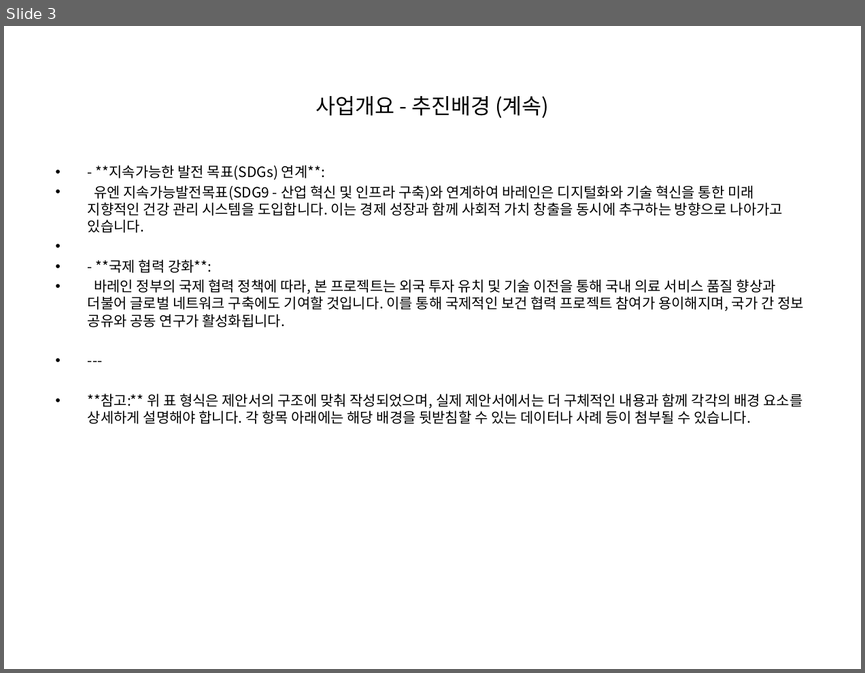
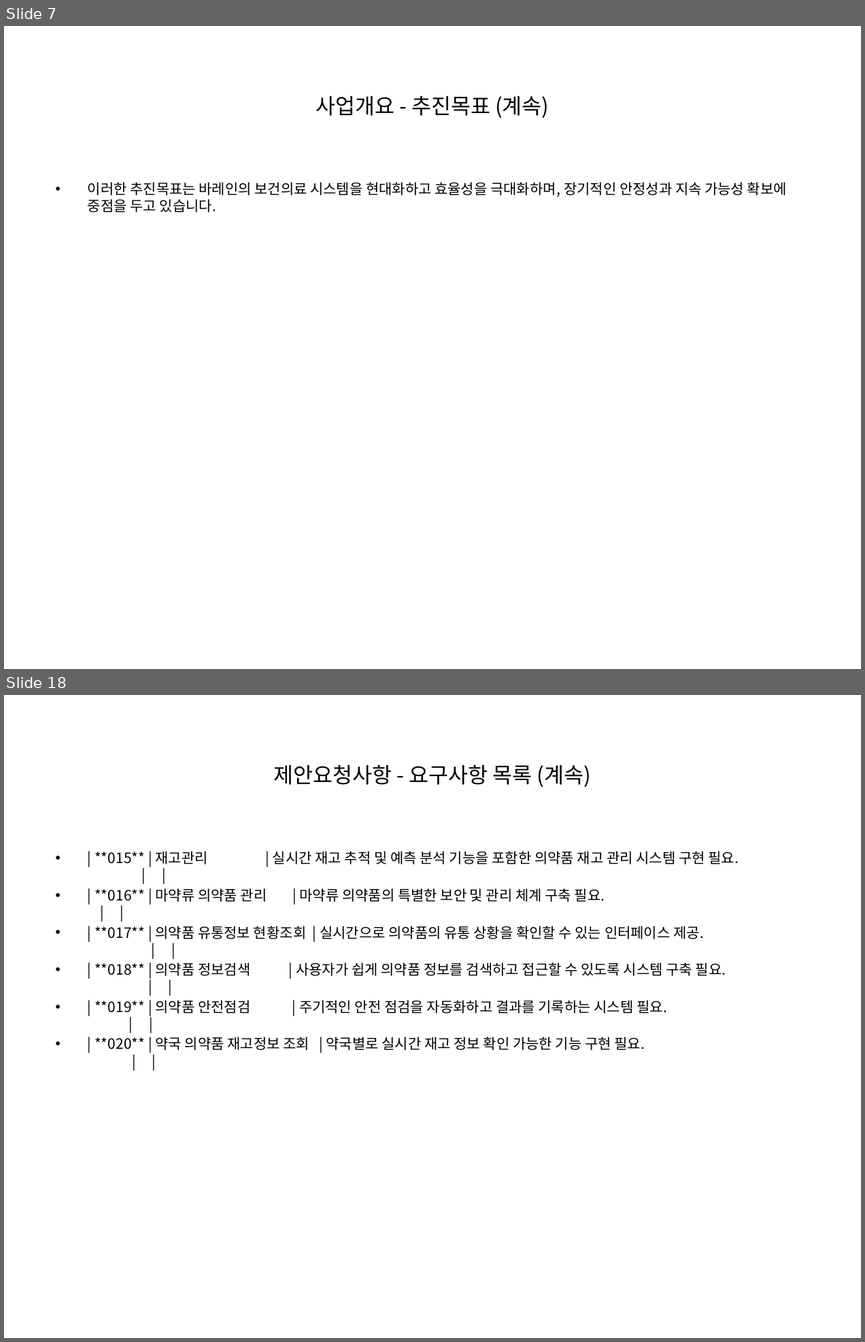
Before and after one commit to anskong/llm_mission, a slide deck: generated_ppt.pptx. Shown one above the other, each under a label of ours: slide 3 before the commit, slides 7 and 18 after it; the slides between them are not shown. The pictures are 865x673 and 865x1342 pixels, drawn with LibreOffice and Linux fonts; fonts in the diff are those of the drawing. Boxes give left, top, right and bottom in pixels: in the first picture for what was removed or moved away, otherwise in the second. Text is boxed around its words. In the diff, an @@ line names an element or a change of style, - is before the commit and + after.

```diff
--- a/generated_ppt.pptx
+++ b/generated_ppt.pptx
@@ slide 18 added at (4,695,861,1338), background #FFFFFF @@
@@ title added at (274,764,591,787), 18 pt, text #000000 @@
+제안요청사항 - 요구사항 목록 (계속)
@@ text added at (94,851,738,1050), 12 pt, text #000000 @@
+• | **015** | 재고관리 | 실시간 재고 추적 및 예측 분석 기능을 포함한 의약품 재고 관리 시스템 구현 필요. | |
+• | **016** | 마약류 의약품 관리 | 마약류 의약품의 특별한 보안 및 관리 체계 구축 필요. | |
+• | **017** | 의약품 유통정보 현황조회 | 실시간으로 의약품의 유통 상황을 확인할 수 있는 인터페이스 제공. | |
+• | **018** | 의약품 정보검색 | 사용자가 쉽게 의약품 정보를 검색하고 접근할 수 있도록 시스템 구축 필요. | |
+• | **019** | 의약품 안전점검 | 주기적인 안전 점검을 자동화하고 결과를 기록하는 시스템 필요. | |
+• | **020** | 약국 의약품 재고정보 조회 | 약국별로 실시간 재고 정보 확인 가능한 기능 구현 필요. | |
@@ what was slide 3 is now slide 7 @@
@@ slide 7 changed as well @@
@@ title at (315,96,549,118): text changed @@
-사업개요 - 추진배경 (계속)
+사업개요 - 추진목표 (계속)
@@ text at (88,182,787,212): text changed @@
-• - **지속가능한 발전 목표(SDGs) 연계**:
-• 유엔 지속가능발전목표(SDG9 - 산업 혁신 및 인프라 구축)와 연계하여 바레인은 디지털화와 기술 혁신을 통한 미래 지향적인 건강 관리 시스템을 도입합니다. 이는 경제 성장과 함께 사회적 가치 창출을 동시에 추구하는 방향으로 나아가고 있습니다.
-• - **국제 협력 강화**:
-• 바레인 정부의 국제 협력 정책에 따라, 본 프로젝트는 외국 투자 유치 및 기술 이전을 통해 국내 의료 서비스 품질 향상과 더불어 글로벌 네트워크 구축에도 기여할 것입니다. 이를 통해 국제적인 보건 협력 프로젝트 참여가 용이해지며, 국가 간 정보 공유와 공동 연구가 활성화됩니다.
-• ---
-• **참고:** 위 표 형식은 제안서의 구조에 맞춰 작성되었으며, 실제 제안서에서는 더 구체적인 내용과 함께 각각의 배경 요소를 상세하게 설명해야 합니다. 각 항목 아래에는 해당 배경을 뒷받침할 수 있는 데이터나 사례 등이 첨부될 수 있습니다.
+• 이러한 추진목표는 바레인의 보건의료 시스템을 현대화하고 효율성을 극대화하며, 장기적인 안정성과 지속 가능성 확보에 중점을 두고 있습니다.
```
Also in this commit, not shown: 2 other slides changed, 18 other slides added, 1 other file.
